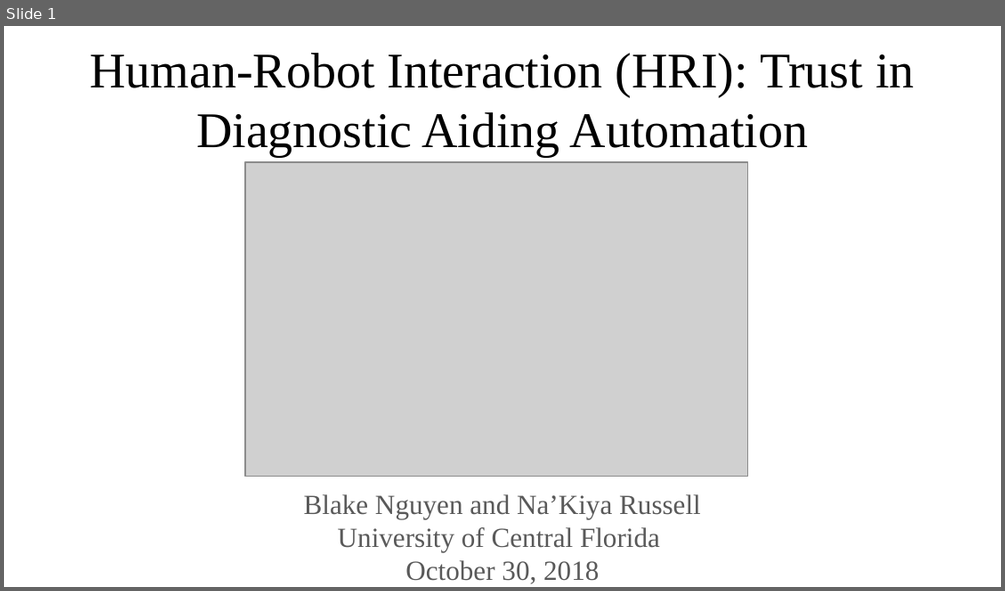
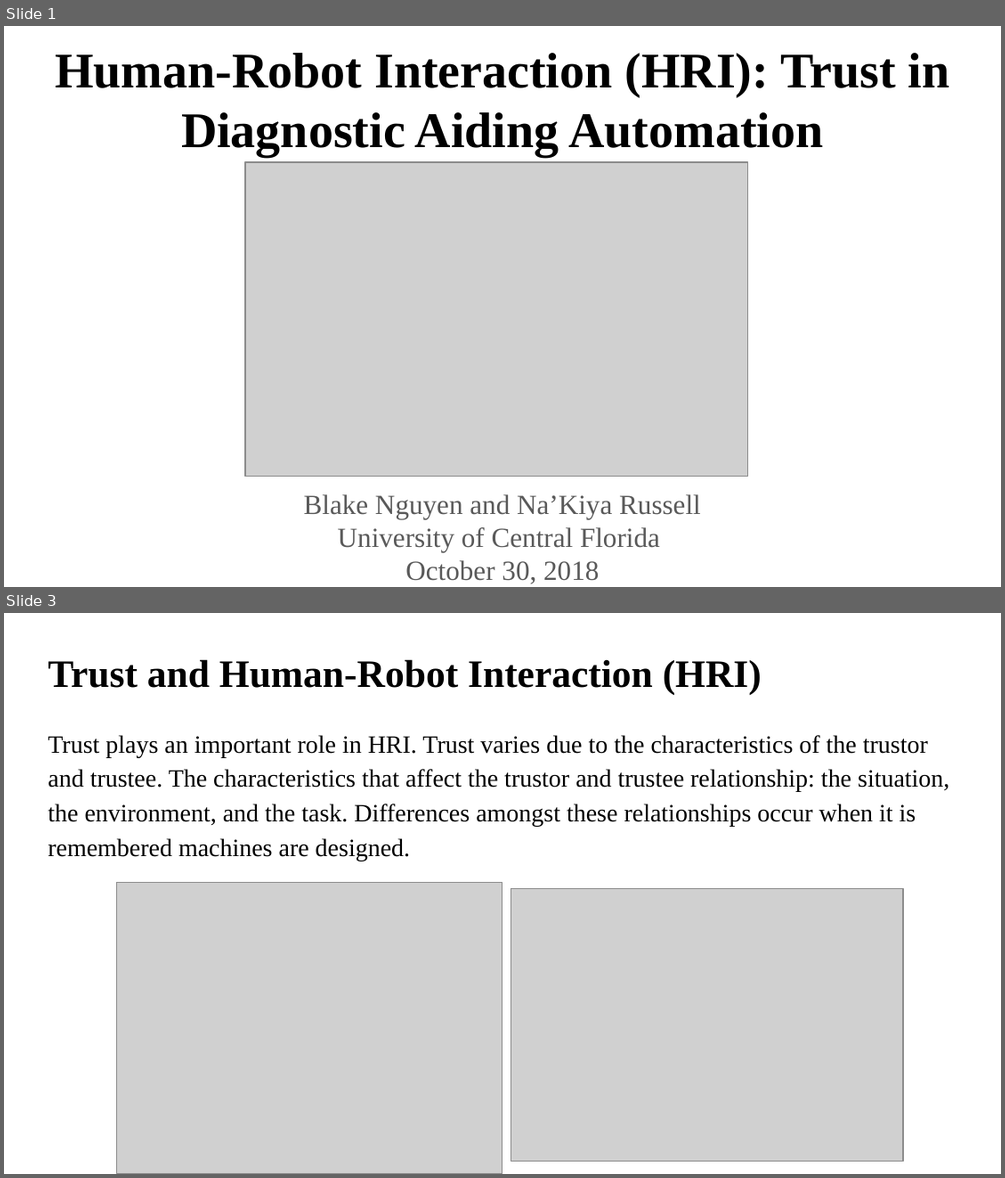
Before and after one commit to blakeanguyen/project_template, a slide deck: Final Project PowerPoint_110218BN.pptx. Shown one above the other, each under a label of ours: slide 1 before the commit, slides 1 and 3 after it; the slides between them are not shown. The pictures are 1005x591 and 1005x1178 pixels, drawn with LibreOffice and Linux fonts; fonts in the diff are those of the drawing; grey boxes stand for pictures. Boxes give left, top, right and bottom in pixels: in the first picture for what was removed or moved away, otherwise in the second. Text is boxed around its words. In the diff, an @@ line names an element or a change of style, - is before the commit and + after.

```diff
--- a/Final Project PowerPoint_110218BN.pptx
+++ b/Final Project PowerPoint_110218BN.pptx
@@ slide 3 added at bbox=[4, 613, 1001, 1174], background #FFFFFF @@
@@ title added at bbox=[48, 659, 761, 695], 28 pt, text #000000, bold @@
+Trust and Human-Robot Interaction (HRI)
@@ text added at bbox=[48, 735, 949, 860], 18 pt, text #000000 @@
+Trust plays an important role in HRI. Trust varies due to the characteristics of the trustor and trustee. The characteristics that affect the trustor and trustee relationship: the situation, the environment, and the task. Differences amongst these relationships occur when it is remembered machines are designed.
@@ picture added at bbox=[117, 882, 502, 1173] @@
@@ picture added at bbox=[510, 888, 902, 1160] @@
@@ slide 1 changed as well @@
@@ title "Human-Robot Interaction (HRI): Trust in ..." at bbox=[55, 53, 950, 157]: bold on @@
```
Also in this commit, not shown: 5 other slides changed, 10 other slides added, 5 slides removed.
